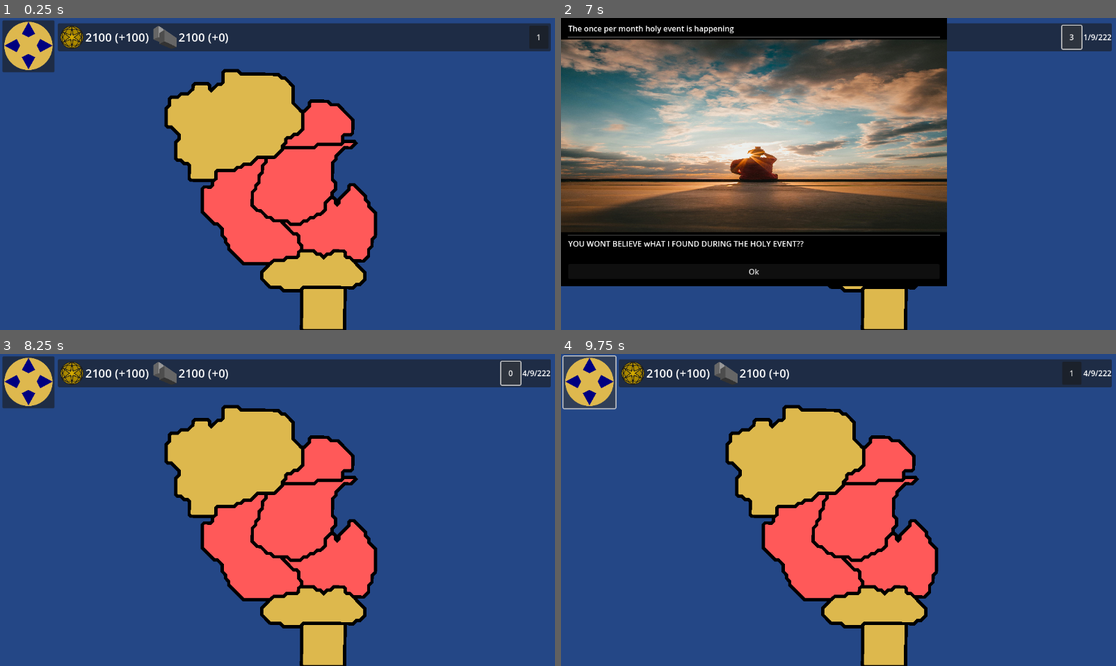
Above: before the commit, frames 1-4 (two rows, left to right).
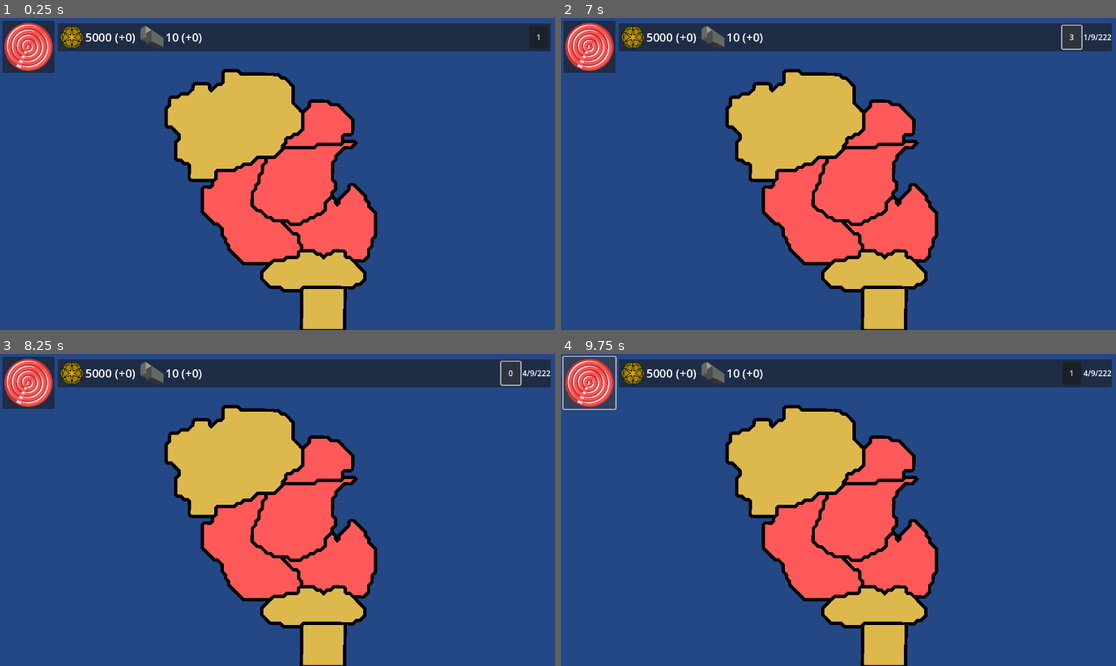
Above: after the commit, the same moments.

Repository: izzyn/Gadogadog
Game: Godot game, scene res://map.tscn
Same seed, same stepped clock (60 frames per second), same inputs: the game is played once before the commit and once after it.
Inputs (mouse positions are in pixels of both pictures, inside the frame that each line leads up to):
- Up to frame 1 (0.25 s): no input
- Up to frame 2 (7 s): click (588, 46) at 0.52 s; click "Be kind to the children :(" at 1.25 s; click "1" at 2 s; click "2" at 2.75 s; click "3" at 3.5 s; click "0" at 4.25 s; click (588, 46) at 5.02 s; click "1" at 5.75 s; click "2" at 6.5 s
- Up to frame 3 (8.25 s): click (194, 606) at 7.25 s, where only the run before the commit has a clickable "Ok"; click "3" at 8 s
- Up to frame 4 (9.75 s): click "0" at 8.75 s; click (588, 382) at 9.52 s

The runs differ from the first frame. In frame 1, 1.6% of the frame differs, in the area x 0-42%, y 0-18%; in frame 2, 59%, in the area x 0-70%, y 0-86%; in frame 3, 1.6%; in frame 4, 1.7%.

Commit message:
Reworked variable system so it makes way more sense.

Diff:
--- a/Data/Conditions/ConditionEvent.gd
+++ b/Data/Conditions/ConditionEvent.gd
@@ -6,7 +6,7 @@
 
 ##Country to check for event, if global is enabled this does nothing.
 @export
-var countryid : Fetch_Country
+var countryid : String = "$Country_ID"
 
 @export
 var eventid : String
@@ -20,7 +20,7 @@
 	if Log.completed_events.has(eventid):
 		if global:
 			return not inverted
-		else: if countryid.country_id in Log.completed_events[eventid]:
+		else: if countryid in Log.completed_events[eventid]:
 			return not inverted
 	return inverted
 	pass
--- a/Data/Countries/CountryData.tscn
+++ b/Data/Countries/CountryData.tscn
@@ -89,4 +89,4 @@
 "swirlers": SubResource("Resource_umh4p"),
 "world": SubResource("Resource_kc22w")
 }
-player_country_id = "holyland"
+player_country_id = "swirlers"
--- a/Data/Events/PopupData.gd
+++ b/Data/Events/PopupData.gd
@@ -1,5 +1,8 @@
 extends Resource
 class_name Popup_Data
+
+@export
+var Region_Event : bool
 
 @export
 var ID : String
--- a/Data/FetchCountry.gd
+++ /dev/null
@@ -1,20 +0,0 @@
-extends Resource
-class_name Fetch_Country
-
-
-@export
-var country_id : String
-
-func _init() -> void:
-	pass
-
-func setvariable() -> void:
-	if country_id == "current" and Log.update_country != "":
-		country_id = Log.update_country
-	if country_id == "":
-		print("?")
-	pass
-
-func fetch() -> Country_Info:
-	return CountryData.countries[country_id]
-	pass
--- a/Data/FetchData/CountryResource.gd
+++ b/Data/FetchData/CountryResource.gd
@@ -2,11 +2,11 @@
 class_name Country_Resource
 
 @export
-var country_id : Fetch_Country
+var country_id : String
 
 @export
-var country_resource_id : String
+var country_resource_id : String = "Country_ID"
 
 func fetch() -> int:
-	return country_id.fetch().resources[country_resource_id].amount
+	return CountryData.countries[country_id].resources[country_resource_id].amount
 	pass
--- a/Data/Log/Event.gd
+++ b/Data/Log/Event.gd
@@ -8,10 +8,10 @@
 var event_name : String
 func enact():
 	if ID in Log.completed_events.keys():
-		if affected_country.country_id not in Log.completed_events[ID]:
-			Log.completed_events[ID].append(affected_country.country_id)
+		if affected_country not in Log.completed_events[ID]:
+			Log.completed_events[ID].append(affected_country)
 	else:
-		Log.completed_events[ID] = [affected_country.country_id]
+		Log.completed_events[ID] = [affected_country]
 	pass
 
 func revoke():
@@ -19,9 +19,9 @@
 		if len(Log.completed_events[ID]) == 1:
 			Log.completed_events.erase(Log.completed_events[ID])
 		else:
-			Log.completed_events[ID].erase(affected_country.country_id)
+			Log.completed_events[ID].erase(affected_country)
 	pass
 
 func get_tooltip() -> String:
-	return affected_country.fetch().name + " gains the event: " + "[color=orange]\"" + event_name + "\"[/color]"
+	return CountryData.countries[affected_country].name + " gains the event: " + "[color=orange]\"" + event_name + "\"[/color]"
 	pass
--- a/Data/Log/Log.gd
+++ b/Data/Log/Log.gd
@@ -45,9 +45,7 @@
 		if i == "world" or i == "current" or i == "update":
 			continue
 		var newlog = Time_Update_Log.new()
-		var fetchcountry = Fetch_Country.new()
-		fetchcountry.country_id = i
-		newlog.affected_country = fetchcountry
+		newlog.affected_country = i
 		newlog.day = current_day
 		append_log(newlog)
 	time_updated.emit(current_day)
@@ -137,14 +135,18 @@
 		return
 	visited[obj] = true
 
-	# 1. Run this resource's initialization
-	if obj is Fetch_Country:
-		obj.setvariable()
-
 	for prop in obj.get_property_list():
 		var prop_name = prop["name"]
 		if _is_stored_property(prop):
+
 			var value = obj.get(prop_name)
+			if (prop["usage"] & PROPERTY_USAGE_SCRIPT_VARIABLE) != 0 and value is String:
+				var countryid = Log.update_country
+				var countryname = CountryData.countries[countryid].name
+				var dict = {"$Country_ID":countryid, "$Country_Name":countryname}
+				for key in dict:
+					value = value.replace(key, dict[key])
+				obj.set(prop_name, value)
 			_handle_value_recursively(value, visited)
 
 func _handle_value_recursively(value, visited: Dictionary):
--- a/Data/Log/Log.tscn
+++ b/Data/Log/Log.tscn
@@ -11,8 +11,6 @@
 [ext_resource type="Script" uid="uid://m3kf1qnmmvvk" path="res://Data/Conditions/ConditionResource.gd" id="6_qv0xi"]
 [ext_resource type="Script" uid="uid://qsosl5tc2cs3" path="res://Data/Log/Event.gd" id="7_gjxs3"]
 [ext_resource type="Script" uid="uid://dkj2tgva2v555" path="res://Data/FetchData/Constant.gd" id="7_i6r8a"]
-[ext_resource type="Script" uid="uid://drmu0fjtl13k" path="res://Data/Conditions/ConditionOwnRegion.gd" id="7_krdas"]
-[ext_resource type="Script" uid="uid://6jg8a7j6w1cf" path="res://Data/FetchCountry.gd" id="8_1q2he"]
 [ext_resource type="Script" uid="uid://cgav0qjqh0kmc" path="res://Data/Conditions/Condition.gd" id="12_b2vjt"]
 [ext_resource type="Script" uid="uid://bvhy54ffwwk05" path="res://Data/Conditions/ConditionRandom.gd" id="13_4pgd2"]
 [ext_resource type="Script" uid="uid://rdcmao5bj7oj" path="res://Data/Conditions/ConditionTime.gd" id="14_nt3q6"]
@@ -25,52 +23,29 @@
 [ext_resource type="Texture2D" uid="uid://k7w4nr40dbf5" path="res://Assets/Factory.svg" id="20_mdyhn"]
 [ext_resource type="Script" uid="uid://bsxidil3u2lrh" path="res://Data/RegionData.gd" id="23_0uuye"]
 
-[sub_resource type="Resource" id="Resource_ljpc6"]
-script = ExtResource("8_1q2he")
-country_id = "current"
-
 [sub_resource type="Resource" id="Resource_djh8p"]
 script = ExtResource("5_faqla")
 resource_type = "money"
 amount = -100
-affected_country = SubResource("Resource_ljpc6")
+affected_country = "$Country_ID"
 
 [sub_resource type="Resource" id="Resource_j6d0x"]
 script = ExtResource("4_rsavp")
 duration = 5
 event = SubResource("Resource_djh8p")
-
-[sub_resource type="Resource" id="Resource_ed7m4"]
-script = ExtResource("8_1q2he")
-country_id = "current"
-metadata/_custom_type_script = "uid://6jg8a7j6w1cf"
-
-[sub_resource type="Resource" id="Resource_khc5w"]
-script = ExtResource("7_krdas")
-region_id = "Shalestown"
-country_id = SubResource("Resource_ed7m4")
-display = false
-metadata/_custom_type_script = "uid://drmu0fjtl13k"
-
-[sub_resource type="Resource" id="Resource_s6eou"]
-script = ExtResource("8_1q2he")
-country_id = "current"
+affected_country = "$Country_ID"
 
 [sub_resource type="Resource" id="Resource_psl06"]
 script = ExtResource("7_gjxs3")
 ID = "sadkids"
 event_name = "Sad Children"
-affected_country = SubResource("Resource_s6eou")
-
-[sub_resource type="Resource" id="Resource_rj6ri"]
-script = ExtResource("8_1q2he")
-country_id = "current"
+affected_country = "$Country_ID"
 
 [sub_resource type="Resource" id="Resource_mau0v"]
 script = ExtResource("5_faqla")
 resource_type = "money"
 amount = 100
-affected_country = SubResource("Resource_rj6ri")
+affected_country = "$Country_ID"
 
 [sub_resource type="Resource" id="Resource_j5lqq"]
 script = ExtResource("3_msoth")
@@ -79,13 +54,9 @@
 text = "Children who want to go back to the mines says what?"
 auto_select_after = 10
 
-[sub_resource type="Resource" id="Resource_30u1g"]
-script = ExtResource("8_1q2he")
-country_id = "current"
-
 [sub_resource type="Resource" id="Resource_20cip"]
 script = ExtResource("6_6srmp")
-country_id = SubResource("Resource_30u1g")
+country_id = "$Country_ID"
 country_resource_id = "money"
 
 [sub_resource type="Resource" id="Resource_kp530"]
@@ -109,14 +80,14 @@
 
 [sub_resource type="Resource" id="Resource_q3k4o"]
 script = ExtResource("2_87bku")
+Region_Event = false
 ID = "hello"
-title = "Crybabies in country"
+title = "Crybabies in $Country_Name"
 image = ExtResource("3_h5d1i")
-flavour_text = "The children don't want to work"
+flavour_text = "The children don't want to work."
 always_trigger_events = Array[ExtResource("5_jd50d")]([SubResource("Resource_j6d0x")])
 global = false
 appears_once = true
-condition = SubResource("Resource_khc5w")
 options = Array[ExtResource("3_msoth")]([SubResource("Resource_j5lqq"), SubResource("Resource_6xrmt")])
 
 [sub_resource type="Resource" id="Resource_mtjbg"]
@@ -150,6 +121,7 @@
 [sub_resource type="Resource" id="Resource_o7x5u"]
 script = ExtResource("17_tl0vm")
 global = false
+countryid = "$Country_ID"
 eventid = "sadkids"
 inverted = false
 display = false
@@ -164,6 +136,7 @@
 
 [sub_resource type="Resource" id="Resource_sybl5"]
 script = ExtResource("2_87bku")
+Region_Event = false
 ID = "holyevent"
 title = "The once per month holy event is happening"
 image = ExtResource("16_rvfsr")
@@ -174,36 +147,24 @@
 condition = SubResource("Resource_tsmt8")
 options = Array[ExtResource("3_msoth")]([SubResource("Resource_4xvna"), SubResource("Resource_acyxu")])
 
-[sub_resource type="Resource" id="Resource_cfhnq"]
-script = ExtResource("8_1q2he")
-country_id = "current"
-
 [sub_resource type="Resource" id="Resource_tr483"]
 script = ExtResource("7_gjxs3")
 ID = "steve"
 event_name = "Steve"
-affected_country = SubResource("Resource_cfhnq")
-
-[sub_resource type="Resource" id="Resource_gi4o7"]
-script = ExtResource("8_1q2he")
-country_id = "current"
+affected_country = "$Country_ID"
 
 [sub_resource type="Resource" id="Resource_ffooe"]
 script = ExtResource("17_tl0vm")
 global = false
-countryid = SubResource("Resource_gi4o7")
+countryid = "$Country_ID"
 eventid = "sadkids"
 inverted = false
 display = false
 
-[sub_resource type="Resource" id="Resource_jnu8r"]
-script = ExtResource("8_1q2he")
-country_id = "current"
-
 [sub_resource type="Resource" id="Resource_hep1g"]
 script = ExtResource("17_tl0vm")
 global = false
-countryid = SubResource("Resource_jnu8r")
+countryid = "$Country_ID"
 eventid = "steve"
 inverted = true
 display = false
@@ -212,16 +173,12 @@
 script = ExtResource("15_6jepd")
 conditions = Array[ExtResource("12_b2vjt")]([SubResource("Resource_ffooe"), SubResource("Resource_hep1g")])
 display = false
-
-[sub_resource type="Resource" id="Resource_yx7ey"]
-script = ExtResource("8_1q2he")
-country_id = "current"
 
 [sub_resource type="Resource" id="Resource_6bckk"]
 script = ExtResource("5_faqla")
 resource_type = "money"
 amount = 1000
-affected_country = SubResource("Resource_yx7ey")
+affected_country = "$Country_ID"
 
 [sub_resource type="Resource" id="Resource_masdy"]
 script = ExtResource("3_msoth")
@@ -232,6 +189,7 @@
 
 [sub_resource type="Resource" id="Resource_hrobc"]
 script = ExtResource("2_87bku")
+Region_Event = false
 ID = "steve"
 title = "Steve"
 image = ExtResource("18_mmfxv")
--- a/Data/Log/LogEntry.gd
+++ b/Data/Log/LogEntry.gd
@@ -2,7 +2,7 @@
 class_name Log_Entry
 
 @export
-var affected_country : Fetch_Country
+var affected_country : String = "$Country_ID"
 
 func enact():
 	print("Not Implemented")
--- a/Data/Log/TimeUpdateLog.gd
+++ b/Data/Log/TimeUpdateLog.gd
@@ -4,12 +4,13 @@
 var day : int
 
 func enact():
-	Log.update_country = affected_country.country_id
+	Log.update_country = affected_country
+	var data = CountryData.countries[affected_country]
 	CountryData.countries["update"] = CountryData.countries[Log.update_country]
 	if Log.get_calendar(day)[0] == 1:
-		for i in affected_country.fetch().resources:
-			for j in affected_country.fetch().resources[i].income:
-				affected_country.fetch().resources[i].amount += affected_country.fetch().resources[i].income[j]
+		for i in data.resources:
+			for j in data.resources[i].income:
+				data.resources[i].amount += data.resources[i].income[j]
 
 	var events = Log.possible_events
 
@@ -20,7 +21,7 @@
 			condition_dupe = Log.true_deep_copy(condition_dupe)
 			Log.update_variables(condition_dupe)
 			condition = condition_dupe.check()
-		if condition and CountryData.player_country_id == affected_country.country_id and !(i.appears_once and i._has_appeared):
+		if condition and CountryData.player_country_id == affected_country and !(i.appears_once and i._has_appeared):
 			i._has_appeared = true
 			var event = i.duplicate(true)
 			event = Log.true_deep_copy(event)
@@ -36,8 +37,9 @@
 
 	pass
 func revoke():
+	var data = CountryData.countries[affected_country]
 	if day == 1:
-		for i in affected_country.fetch().resources:
-			for j in affected_country.fetch().resources[i].income:
-				affected_country.fetch().resources[i].amount -= affected_country.fetch().resources[i].income[j]
+		for i in data.resources:
+			for j in data.resources[i].income:
+				data.resources[i].amount -= data.resources[i].income[j]
 	pass
--- a/Data/Log/Transaction.gd
+++ b/Data/Log/Transaction.gd
@@ -8,12 +8,12 @@
 var amount : int
 
 func enact():
-	affected_country.fetch().resources[resource_type].amount += amount
+	CountryData.countries[affected_country].resources[resource_type].amount += amount
 	UiManager.update_ui.emit()
 	pass
 
 func revoke():
-	affected_country.fetch().resources[resource_type].amount -= amount
+	CountryData.countries[affected_country].resources[resource_type].amount -= amount
 	UiManager.update_ui.emit()
 	pass
 
@@ -25,5 +25,5 @@
 		adjective = "loses "
 	else:
 		amountstr = "[color=green]" + amountstr + "[/color]"
-	return affected_country.fetch().name + " " + adjective + ("[img=20]%s[/img]" % affected_country.fetch().resources[resource_type].icon.resource_path) + amountstr
+	return CountryData.countries[affected_country].name + " " + adjective + ("[img=20]%s[/img]" % CountryData.countries[affected_country].resources[resource_type].icon.resource_path) + amountstr
 	pass
--- a/UI/buildbuildingbutton.gd
+++ b/UI/buildbuildingbutton.gd
@@ -32,15 +32,13 @@
 		for i in Log.buildings[building_id].cost:
 			var transaction = Transaction.new()
 			transaction.amount = -Log.buildings[building_id].cost[i]
-			transaction.affected_country = Fetch_Country.new()
-			transaction.affected_country.country_id = CountryData.player_country_id
+			transaction.affected_country = CountryData.player_country_id
 			transaction.resource_type = i
 			Log.append_log(transaction)
 		var buildinglog = Build_Building_Log.new()
 		buildinglog.amount = 1
 		buildinglog.building_id = building_id
-		buildinglog.affected_country = Fetch_Country.new()
-		buildinglog.affected_country.country_id = CountryData.player_country_id
+		buildinglog.affected_country = CountryData.player_country_id
 		buildinglog.region = region_name
 		Log.append_log(buildinglog)
 		var region = get_tree().root.get_node("Map/Node/%s" % region_name)
Not shown, removed: Data/FetchCountry.gd.uid
Not shown: 1 places in Data/Log/Log.tscn that only renumber resources
